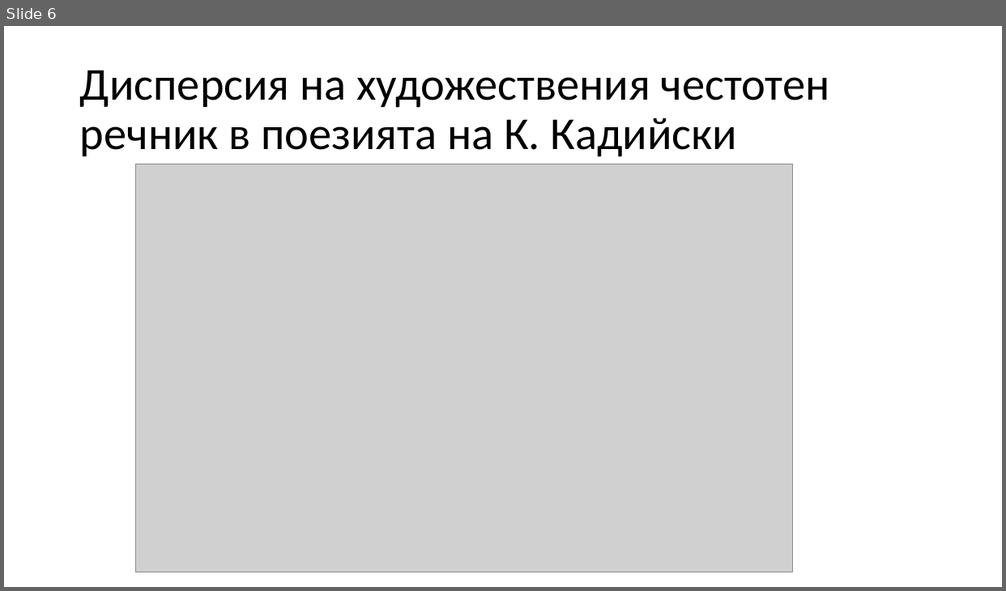
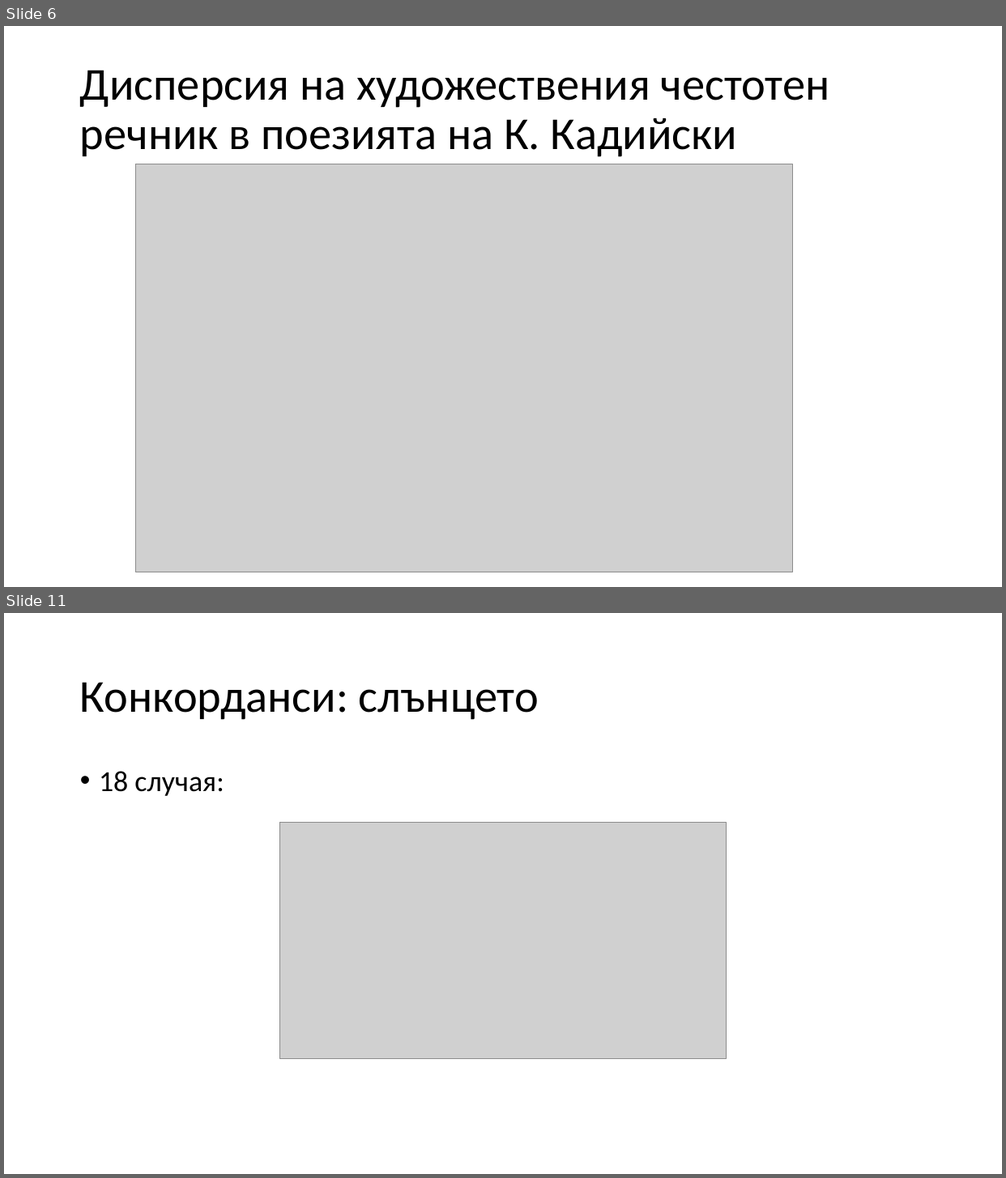
Before and after one commit to ninaanatchkova/literature, a slide deck: presentation/Честотния речник на поета Кирил Кадийски.pptx. Shown one above the other, each under a label of ours: slide 6 before the commit, slides 6 and 11 after it; the slides between them are not shown. The pictures are 1006x591 and 1006x1178 pixels, drawn with LibreOffice and Linux fonts; fonts in the diff are those of the drawing; grey boxes stand for pictures. Boxes give left, top, right and bottom in pixels: in the first picture for what was removed or moved away, otherwise in the second. Text is boxed around its words. In the diff, an @@ line names an element or a change of style, - is before the commit and + after.

```diff
--- a/presentation/Честотния речник на поета Кирил Кадийски.pptx
+++ b/presentation/Честотния речник на поета Кирил Кадийски.pptx
@@ slide 11 added at (4, 613, 1002, 1174), background #FFFFFF @@
@@ title added at (80, 682, 539, 720), 44 pt, text #000000 @@
+Конкорданси: слънцето
@@ text added at (99, 771, 224, 796), 28 pt, text #000000 @@
+• 18 случая:
@@ picture added at (280, 823, 727, 1059) @@
```
Also in this commit, not shown: 3 slides changed, 4 other slides added, 3 slides removed, 8 other files.
